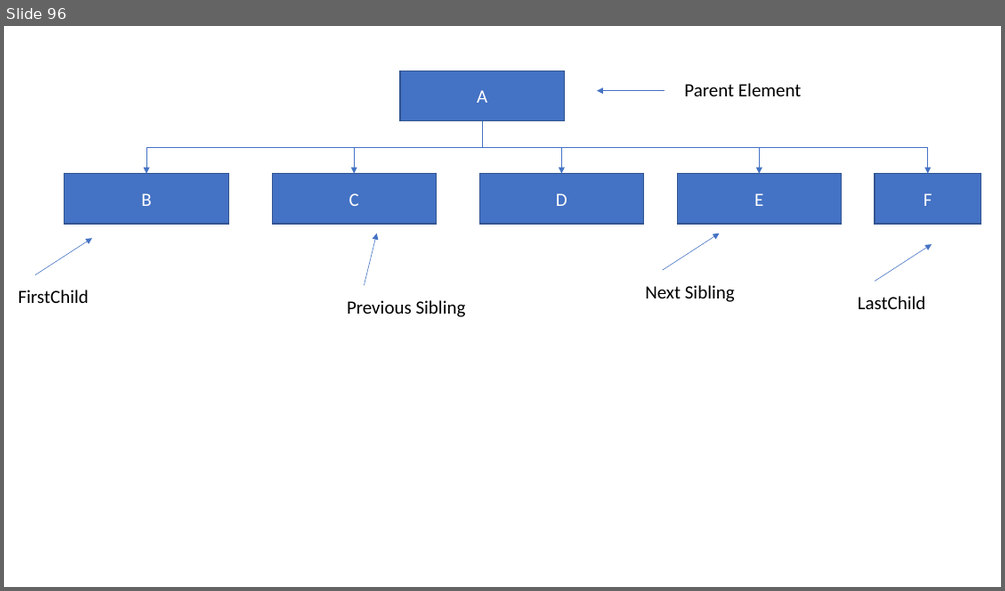
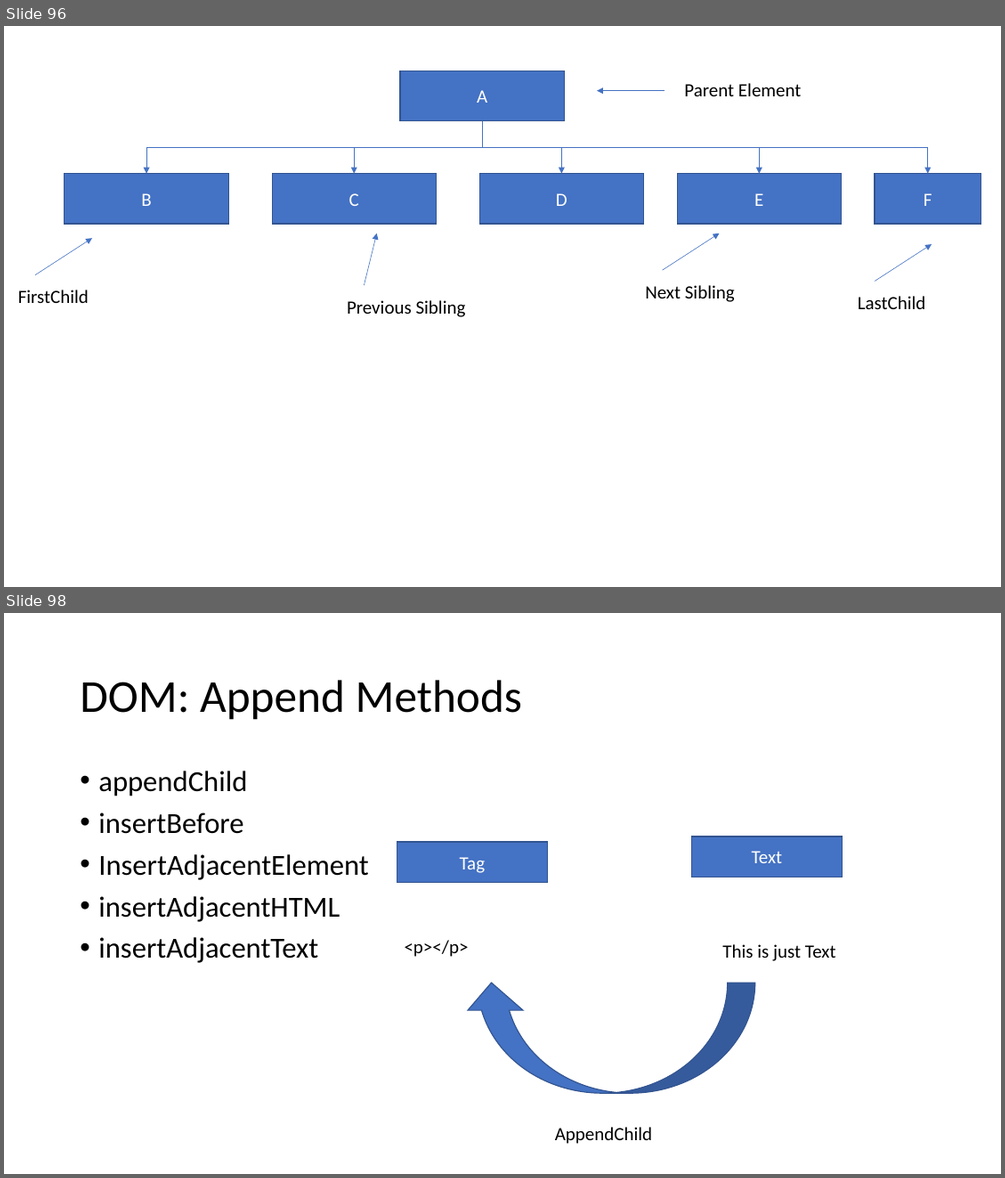
Before and after one commit to PiyushChaturvedii/Batch04, a slide deck: JavaScript.pptx. Shown one above the other, each under a label of ours: slide 96 before the commit, slides 96 and 98 after it; the slides between them are not shown. The pictures are 1005x591 and 1005x1178 pixels, drawn with LibreOffice and Linux fonts; fonts in the diff are those of the drawing. Boxes give left, top, right and bottom in pixels: in the first picture for what was removed or moved away, otherwise in the second. Text is boxed around its words. In the diff, an @@ line names an element or a change of style, - is before the commit and + after.

```diff
--- a/JavaScript.pptx
+++ b/JavaScript.pptx
@@ slide 98 added at (4,613,1001,1174), background #FFFFFF @@
@@ title added at (80,680,522,720), 44 pt, text #000000 @@
+DOM: Append Methods
@@ text added at (98,771,368,963), 28 pt, text #000000 @@
+• appendChild
+• insertBefore
+• InsertAdjacentElement
+• insertAdjacentHTML
+• insertAdjacentText
@@ rectangle added at (396,842,547,882), fill #4472C4, outline #325491 1 pt, 18 pt, text #FFFFFF @@
+Tag
@@ rectangle added at (691,836,841,877), fill #4472C4, outline #325491 1 pt, 18 pt, text #FFFFFF @@
+Text
@@ text added at (404,940,469,957), 18 pt, text #000000 @@
+<p></p>
@@ text added at (722,944,836,961), 18 pt, text #000000 @@
+This is just Text
@@ curved up arrow added at (464,982,755,1093), fill #4472C4, outline #325491 1 pt @@
@@ text added at (555,1127,652,1143), 18 pt, text #000000 @@
+AppendChild
```
Also in this commit, not shown: 4 other slides added, 3 other files.
